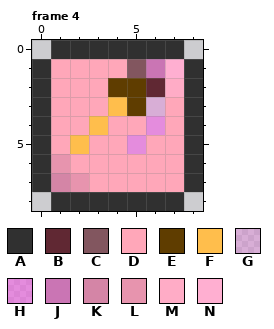
A pixel-art file gets an edit: Assets/Sprites/UI/Builder/TopPanel/TopPanelButtons.aseprite. Above is the file before it was changed.
9x9 pixels, 8 frames. Colours within 5 levels of each other are drawn and written as one. Shown: frame 4. The commit also changed other frames, which this record leaves out.
Palette (. is transparent): A #303030  B #602833  C #82565f  D #ffa7b9  E #5f3d00  F #ffbe4c  G #ff41eb38  H #ff41eb77  J #ca75b4  K #d485a6  L #e794ae  M #ffacc6  N #ffafd1
Pixels before, frame 4, first column x 0:
0 .AAAAAAA.
1 ADDDDCJNA
2 ADDDEEBMA
3 ADDDFEGDA
4 ADDFDDHDA
5 ADFDDHDDA
6 ALDDDDDDA
7 AKLDDDDDA
8 .AAAAAAA.
The same view after the edit:
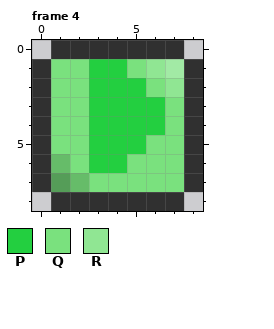
Colours new in this view: P #23cf40  Q #7ae17e  R #90e693
What changed:
colour K: #d485a6 -> #559d58
colour L: #e794ae -> #66bc69
colour N: #ffafd1 -> #a2eaa5
Changed rows in their new state; - is a pixel that keeps its letter.
Frame 4:
first column x 1:
1 QQPPQR-
2 QQPPPQR
3 QQPPPPQ
4 QQPPPPQ
5 QQPPPQQ
6 -QPPQQQ
7 --QQQQQ
